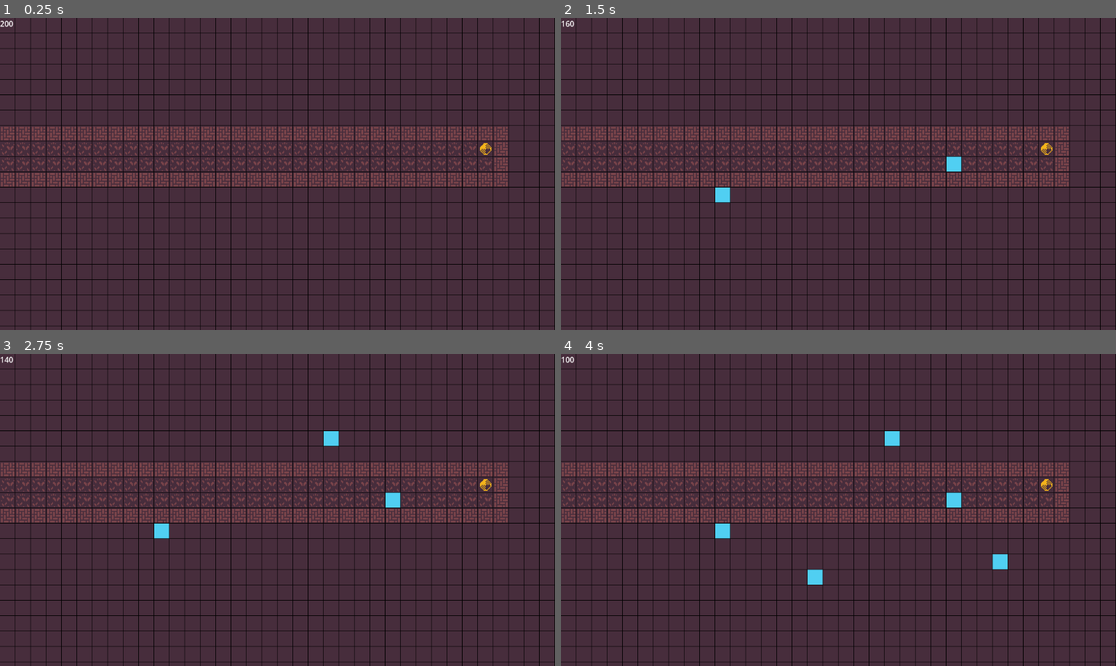
Above: before the commit, frames 1-4 (two rows, left to right).
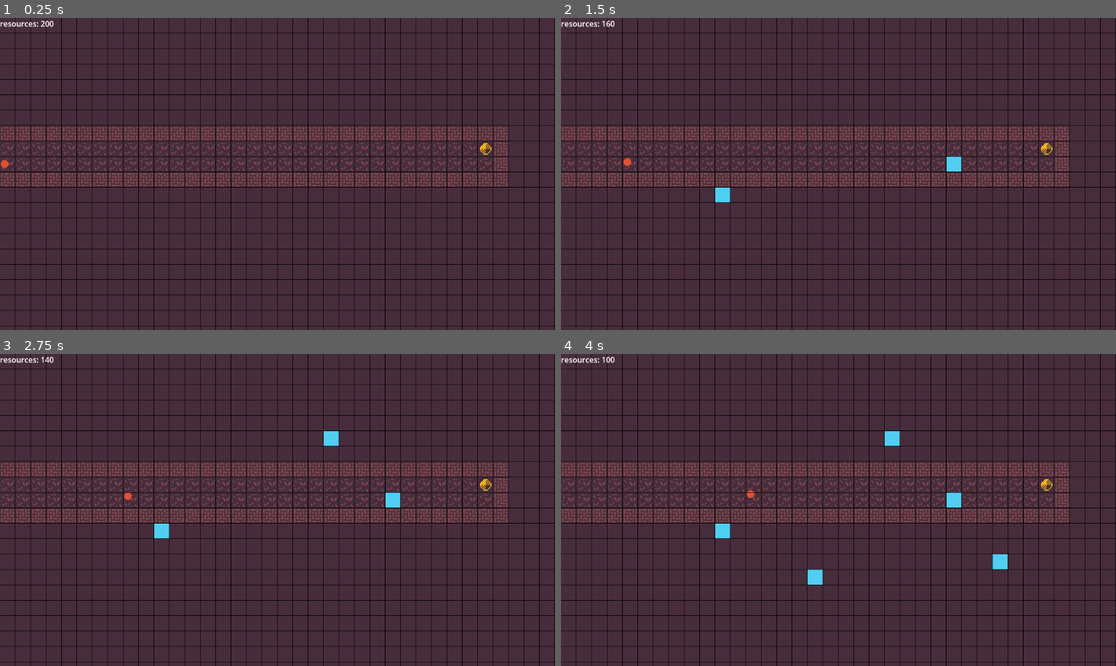
Above: after the commit, the same moments.

Repository: JeppeLindberg/Factory_tower_defence
Game: Godot game, scene res://scenes/main_scene.tscn
Same seed, same stepped clock (60 frames per second), same inputs: the game is played once before the commit and once after it.
Inputs (mouse positions are in pixels of both pictures, inside the frame that each line leads up to):
- Up to frame 1 (0.25 s): no input
- Up to frame 2 (1.5 s): move the mouse to (960, 158) at 0.52 s; click (960, 158) at 0.67 s; move the mouse to (727, 189) at 1.27 s; click (727, 189) at 1.42 s
- Up to frame 3 (2.75 s): move the mouse to (333, 441) at 2.02 s; click (333, 441) at 2.17 s
- Up to frame 4 (4 s): tap Enter at 2.75 s; move the mouse to (810, 572) at 2.77 s; click (810, 572) at 2.92 s; tap Space at 3.5 s; move the mouse to (1005, 556) at 3.52 s; click (1005, 556) at 3.67 s

The runs differ from the first frame. In frame 1, 0.1% of the frame differs, in the area x 0-10%, y 0-49%; in frame 2, 0.1%; in frame 3, 0.1%; in frame 4, 0.1%.

Commit message:
progress

Diff:
--- a/prefabs/enemies/basic_enemy.tscn
+++ b/prefabs/enemies/basic_enemy.tscn
@@ -1,8 +1,9 @@
-[gd_scene load_steps=4 format=3 uid="uid://bpqmsjtte7wyu"]
+[gd_scene load_steps=5 format=3 uid="uid://bpqmsjtte7wyu"]
 
 [ext_resource type="Texture2D" uid="uid://dc54td07xf7xq" path="res://sprites/basic_round.png" id="1_46olt"]
 [ext_resource type="Script" path="res://scripts/enemy_generic.gd" id="1_qwvou"]
 [ext_resource type="Script" path="res://scripts/library/activate_on_ready.gd" id="1_xqeqw"]
+[ext_resource type="Script" path="res://scripts/enemies/basic_enemy.gd" id="3_he42f"]
 
 [node name="basic_enemy" type="Node2D"]
 script = ExtResource("1_xqeqw")
@@ -11,6 +12,8 @@
 script = ExtResource("1_qwvou")
 
 [node name="basic_enemy" type="Node2D" parent="enemy_generic"]
+script = ExtResource("3_he42f")
+speed = 1.0
 
 [node name="sprite" type="Sprite2D" parent="."]
 modulate = Color(0.886275, 0.313726, 0.196078, 1)
--- a/scenes/main_scene.tscn
+++ b/scenes/main_scene.tscn
@@ -7,6 +7,7 @@
 [ext_resource type="TileSet" uid="uid://dnv1am0rkftcy" path="res://tilesets/kenny.tres" id="4_mxxtt"]
 [ext_resource type="Script" path="res://scripts/map.gd" id="5_r48p8"]
 [ext_resource type="Script" path="res://scripts/building_placement.gd" id="5_vuthm"]
+[ext_resource type="PackedScene" uid="uid://bpqmsjtte7wyu" path="res://prefabs/enemies/basic_enemy.tscn" id="8_xiuyj"]
 
 [node name="main_scene" type="Node2D"]
 script = ExtResource("1_kikt0")
@@ -30,6 +31,11 @@
 
 [node name="behaviour_nodes" type="Node2D" parent="terrain"]
 
+[node name="enemies" type="Node2D" parent="terrain"]
+
+[node name="basic_enemy" parent="terrain/enemies" instance=ExtResource("8_xiuyj")]
+position = Vector2(87, 238)
+
 [node name="controller" type="Node2D" parent="."]
 script = ExtResource("1_v354r")
 
--- a/scripts/debug.gd
+++ b/scripts/debug.gd
@@ -14,7 +14,7 @@
 func _process(_delta):
 	_debug_text.text = ""
 	for key in _debug_text_dict:
-		_debug_text.text += str(_debug_text_dict[key]) + "\n"
+		_debug_text.text += key + ": " + str(_debug_text_dict[key]) + "\n"
 
 func add_debug_text(indentifier, text):
 	_debug_text_dict[indentifier] = text
--- /dev/null
+++ b/scripts/enemies/basic_enemy.gd
@@ -0,0 +1,3 @@
+extends Node2D
+
+@export var speed: float
--- a/scripts/enemy_generic.gd
+++ b/scripts/enemy_generic.gd
@@ -11,6 +11,7 @@
 var _spawn_node
 var _target_node
 
+var _spawn_time
 
 func activate():
 	_root_node = get_parent()
@@ -21,11 +22,12 @@
 
 	_find_spawner_and_target()
 
-	global_position = _spawn_node.global_position
+	_spawn_time = _main_scene.seconds()
+	_root_node.global_position = _spawn_node.global_position
 
 # Finds the spawner and target that this enemy uses
 func _find_spawner_and_target():
-	var all_behaviour_nodes = _behaviour_nodes.get_children
+	var all_behaviour_nodes = _behaviour_nodes.get_children()
 	var all_spawners = []
 	var all_targets = []
 
@@ -37,3 +39,8 @@
 
 	_spawn_node = _main_scene.get_random_element(all_spawners)
 	_target_node = _main_scene.get_random_element(all_targets)
+
+func _process(_delta):
+	var time_elapsed = _main_scene.seconds() - _spawn_time
+	var weight = time_elapsed * _enemy_specific.speed / 10.0
+	_root_node.global_position = lerp(_spawn_node.global_position, _target_node.global_position, weight)
--- a/scripts/main_scene.gd
+++ b/scripts/main_scene.gd
@@ -6,6 +6,7 @@
 var _terrain
 var _map
 
+var _allow_activate_node = false
 
 func _ready():
 	_debug = get_node(_scene_paths.DEBUG)
@@ -16,14 +17,23 @@
 
 	randomize()
 
+	_allow_activate_node = true
+
 	activate_node(self)
 
 func activate_node(node):
+	if not _allow_activate_node:
+		return
+
 	if node.has_method("activate"):
 		node.activate()
 
 	for child in node.get_children():
 		activate_node(child)
+
+# The number of seconds that has passed since scene start
+func seconds():
+	return float(Time.get_ticks_msec()) / 1000.0
 
 # Return the size of each cell in relation to the in-engine coordinates
 func quadrant_size():
Not shown: 1 places in scenes/main_scene.tscn that only renumber resources
